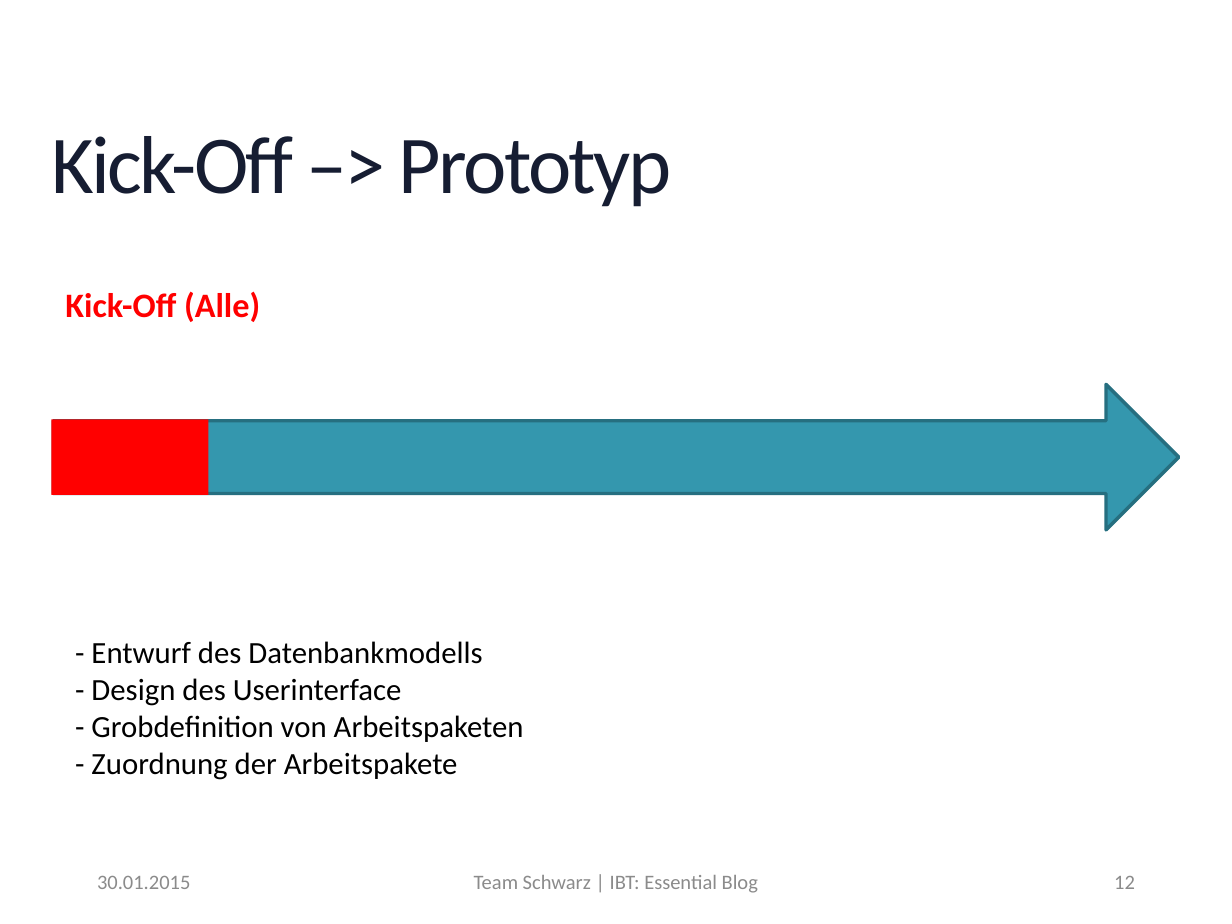
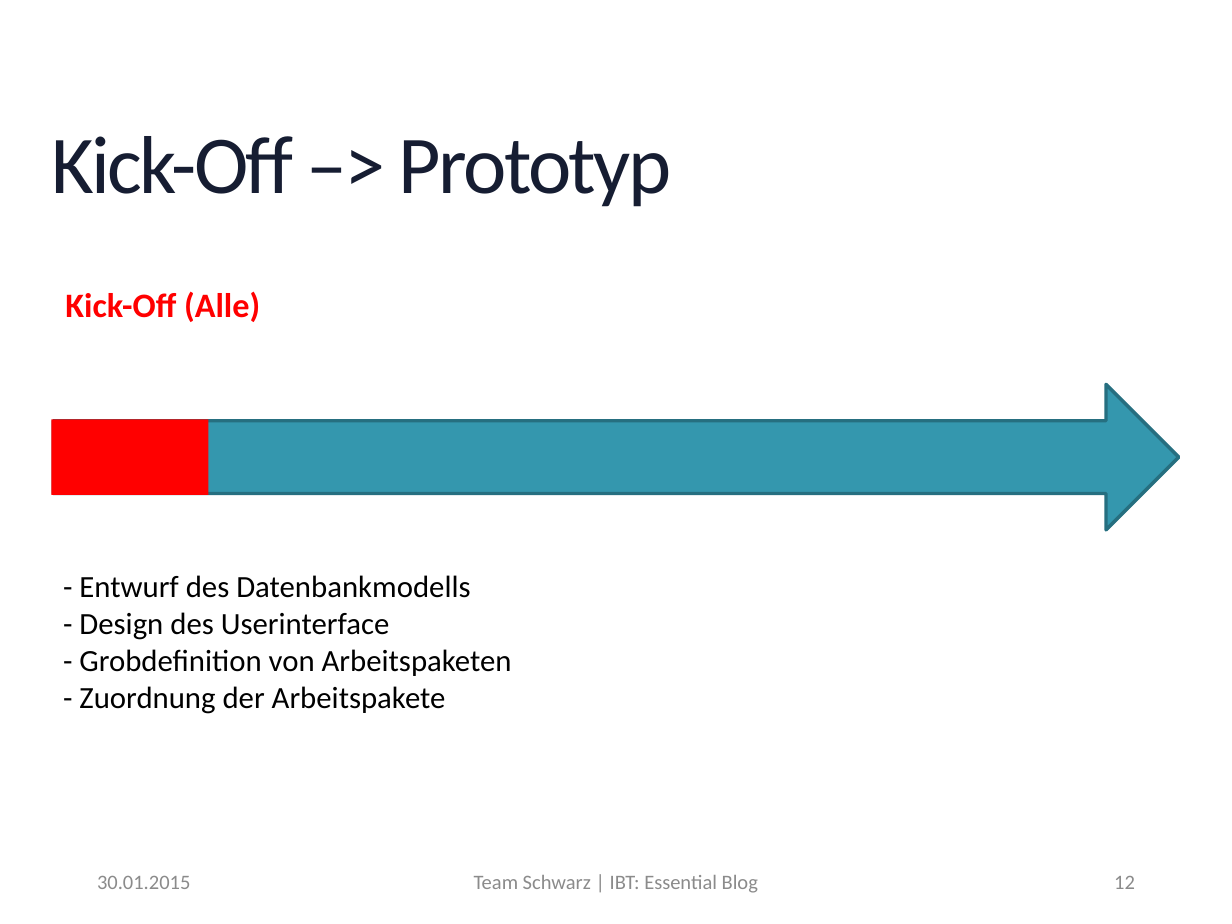
Before and after one commit to MrXXX92/EssentialBlog, a slide deck: slide 12 of Notizen/Präsentation_EssentialBlog.pptx. Drawn at 1232x924 pixels with LibreOffice and Linux fonts; fonts in the diff are those of the drawing; background and template pictures are left out. Boxes give left, top, right and bottom in pixels: in the first picture for what was removed or moved away, otherwise in the second. Text is boxed around its words. In the diff, an @@ line names an element or a change of style, - is before the commit and + after.

```diff
--- a/Notizen/Präsentation_EssentialBlog.pptx
+++ b/Notizen/Präsentation_EssentialBlog.pptx
@@ text "- Entwurf des Datenbankmodells": place and size @@
-text "- Entwurf des Datenbankmodells" at bbox=[91, 641, 524, 780]
+text "- Entwurf des Datenbankmodells" at bbox=[79, 575, 512, 714]
```
Also in this commit, not shown: 7 other slides changed.
